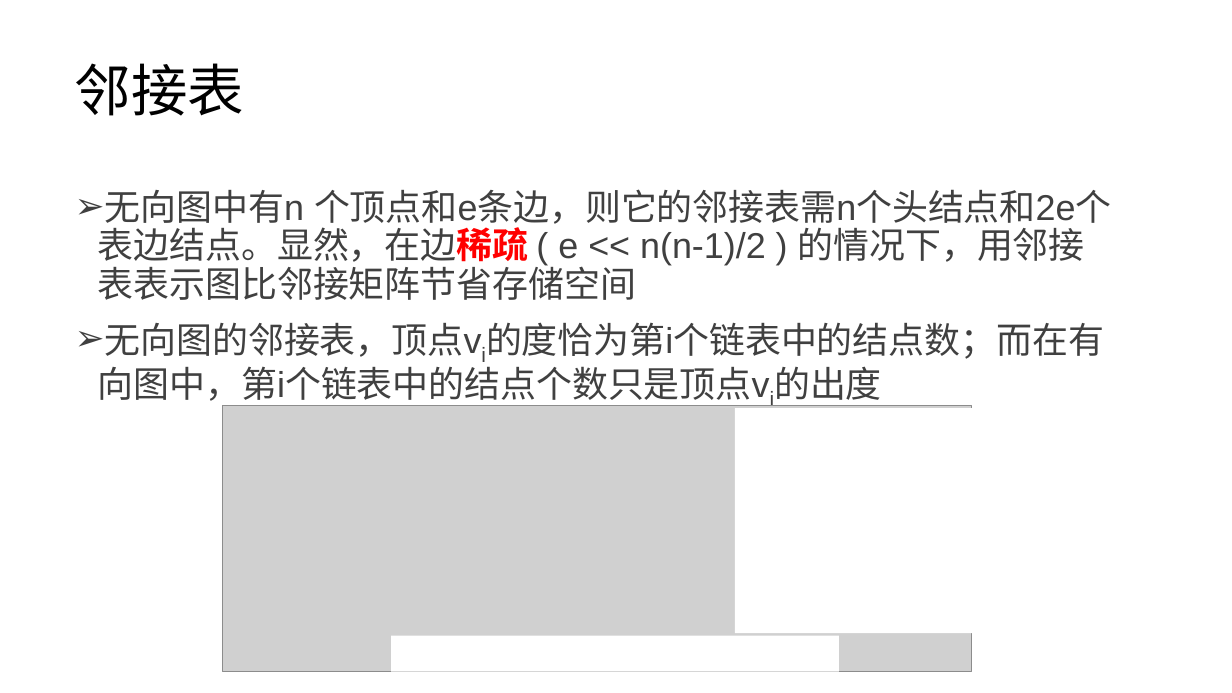
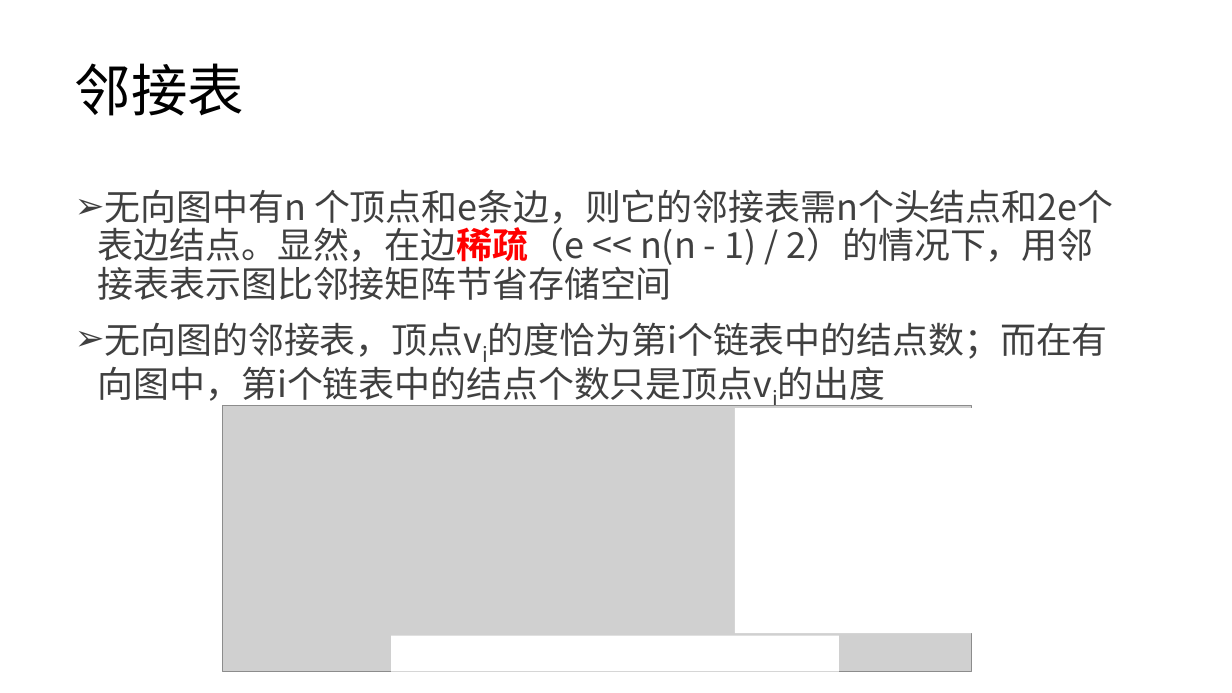
Before and after one commit to lezhang-thu/data-structure, a slide deck: slide 13 of graph/2022秋季-数据结构-第6章-图a.pptx. Drawn at 1232x693 pixels with LibreOffice and Linux fonts; fonts in the diff are those of the drawing; grey boxes stand for pictures. Boxes give left, top, right and bottom in pixels: in the first picture for what was removed or moved away, otherwise in the second. Text is boxed around its words. In the diff, an @@ line names an element or a change of style, - is before the commit and + after.

```diff
--- a/graph/2022秋季-数据结构-第6章-图a.pptx
+++ b/graph/2022秋季-数据结构-第6章-图a.pptx
@@ text at bbox=[98, 189, 1113, 300]: text changed; font Arial to Noto Sans CJK SC @@
-➢ 无向图中有n 个顶点和e条边，则它的邻接表需n个头结点和2e个表边结点。显然，在边稀疏 ( e << n(n-1)/2 ) 的情况下，用邻接表表示图比邻接矩阵节省存储空间
+➢ 无向图中有n 个顶点和e条边，则它的邻接表需n个头结点和2e个表边结点。显然，在边稀疏（e << n(n - 1) / 2）的情况下，用邻接表表示图比邻接矩阵节省存储空间
@@ text at bbox=[98, 322, 1108, 407]: font Arial to Noto Sans CJK SC in "无向图的邻接表，顶点vi的度恰为第i个链表中的结点数；而在有向图中，第i个链表中的结点个数只是顶点vi的出度" @@
```
Also in this commit, not shown: 16 other slides changed, 1 slide added, 7 other files.
